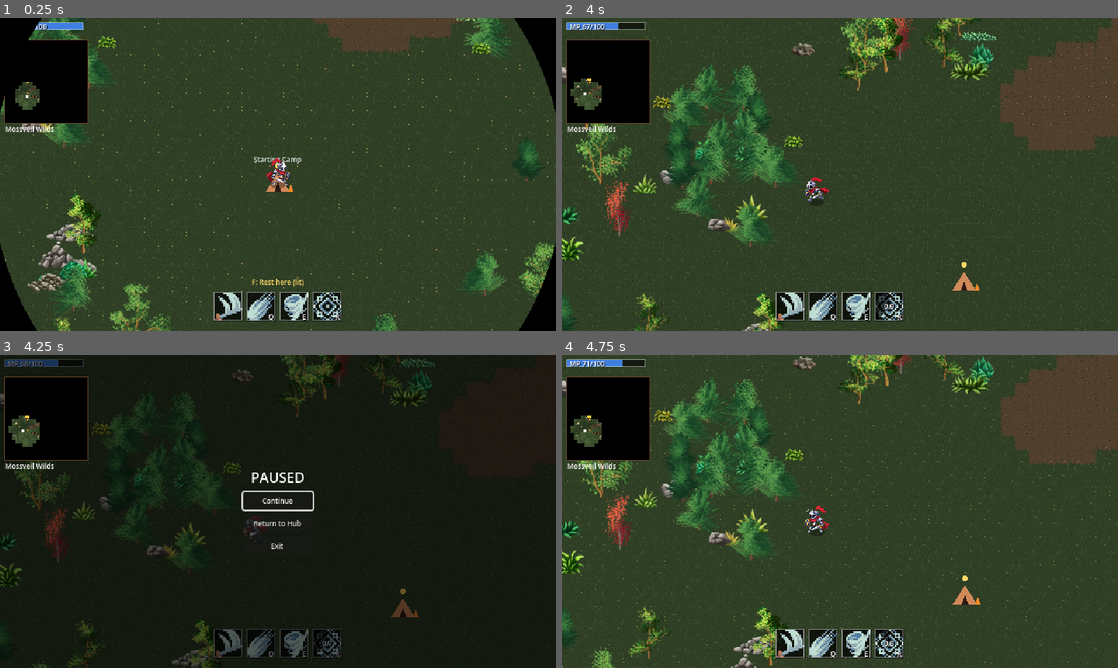
Above: before the commit, frames 1-4 (two rows, left to right).
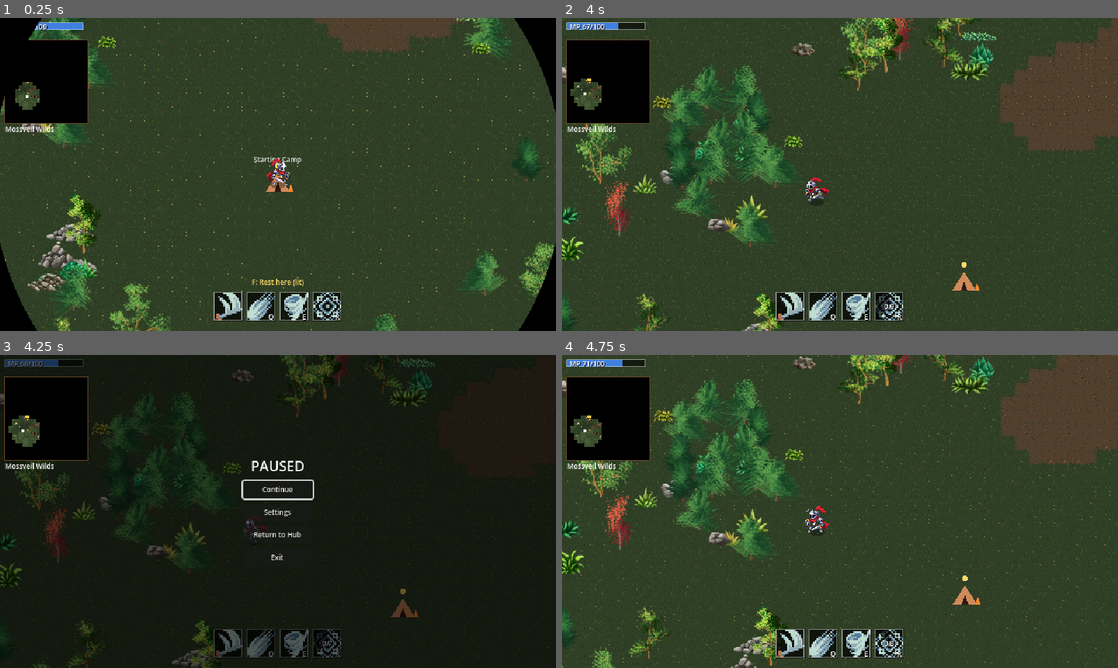
Above: after the commit, the same moments.

Repository: boki-io/game
Game: Godot game, scene res://scenes/overworld.tscn
Two runs of this game, one before a commit and one after it. Both use one fixed random seed, a clock stepped at 60 frames per second and the inputs below. This scene is started directly instead of the project's main scene.
Inputs (mouse positions are in pixels of both pictures, inside the frame that each line leads up to):
- Up to frame 1 (0.25 s): no input
- Up to frame 2 (4 s): tap Enter (hub_confirm) at 0.5 s; move the mouse to (812, 237) at 0.52 s; hold F (interact) 0.53-1.28 s; hold W (move_up) 0.53-2.03 s; click (812, 237) at 0.67 s; move the mouse to (1006, 221) at 1.27 s; tap E (ability_e) at 1.35 s; click (1006, 221) at 1.42 s; tap F (interact) at 1.55, 3.05, 3.8 s; move the mouse to (673, 127) at 2.02 s; hold F (interact) 2.03-2.78 s; hold A (hub_left) 2.03-3.53 s; tap Q (ability_q) at 2.1 s; click (673, 127) at 2.17 s; move the mouse to (867, 174) at 2.77 s; tap R (ability_r) at 2.85 s; click (867, 174) at 2.92 s; move the mouse to (756, 96) at 3.52 s; hold S (move_down) from 3.53 s (still down); hold Enter (hub_confirm) from 3.53 s (still down); click (756, 96) at 3.67 s
- Up to frame 3 (4.25 s): keep holding S (move_down); keep holding Enter (hub_confirm); tap Escape (pause) at 4.15 s
- Up to frame 4 (4.75 s): release S (move_down) at 4.25 s; release Enter (hub_confirm) at 4.25 s; click "Continue" at 4.25 s

Frames 1-2 are identical in both runs. In frame 3, 1.0% of the frame differs, in the area x 43-57%, y 33-66%; in frame 4, nothing differs.

Commit message:
Settings: Music and Effects sliders in the pause menu, on two audio buses, saved
Co-Authored-By: Claude Sonnet 5.5 <noreply@anthropic.com>

Diff:
--- a/scripts/systems/audio.gd
+++ b/scripts/systems/audio.gd
@@ -37,6 +37,14 @@
 const MUSIC_DB := -12.0  # music sits under the effects
 const MUSIC_SILENT_DB := -60.0
 const MUSIC_FADE := 0.8  # seconds, in and out
+## Two buses under Master, made in code (there is no bus layout file): the music and the effects (gameplay sounds, menus).
+const BUS_MUSIC := &"Music"
+const BUS_SFX := &"SFX"
+const SETTINGS_VERSION := 1
+
+## The volume sliders, 0 to 1 (1 is full, 0 is silent). Saved next to the camp save (`<save path>.settings`), see `load_settings`.
+var music_volume := 1.0
+var effects_volume := 1.0
 
 ## The last RECENT_MAX voices started, {name, pitch, ms}, newest last. Tests read this instead of polling the voices.
 var recent: Array[Dictionary] = []
@@ -56,19 +64,24 @@
 
 func _ready() -> void:
 	process_mode = Node.PROCESS_MODE_ALWAYS  # menus play clicks while the tree is paused
+	_make_bus(BUS_MUSIC)
+	_make_bus(BUS_SFX)
 	for sound: StringName in SOUNDS:
 		var path := "res://assets/audio/%s.wav" % sound
 		if ResourceLoader.exists(path):
 			_streams[sound] = load(path)
 	for i in POOL_SIZE:
 		var p := AudioStreamPlayer.new()
+		p.bus = BUS_SFX
 		add_child(p)
 		_players.append(p)
 	_rng.randomize()
 	_music = AudioStreamPlayer.new()
+	_music.bus = BUS_MUSIC
 	_music.volume_db = MUSIC_SILENT_DB
 	add_child(_music)
 	_music.finished.connect(_next_track)
+	load_settings()
 
 
 func play(sound: StringName, volume_db: float = 0.0) -> void:
@@ -198,3 +211,71 @@
 	_music_tween.tween_property(_music, "volume_db", db, seconds)
 	if then.is_valid():
 		_music_tween.tween_callback(then)
+
+
+static func _make_bus(bus_name: StringName) -> void:
+	if AudioServer.get_bus_index(bus_name) != -1:
+		return
+	AudioServer.add_bus()
+	var i := AudioServer.bus_count - 1
+	AudioServer.set_bus_name(i, bus_name)
+	AudioServer.set_bus_send(i, &"Master")
+
+
+## Sets the music level (0 to 1) and saves the settings.
+func set_music_volume(v: float, save := true) -> void:
+	music_volume = clampf(v, 0.0, 1.0)
+	_apply_volume(BUS_MUSIC, music_volume)
+	if save:
+		save_settings()
+
+
+## Sets the effects level (0 to 1) and saves the settings.
+func set_effects_volume(v: float, save := true) -> void:
+	effects_volume = clampf(v, 0.0, 1.0)
+	_apply_volume(BUS_SFX, effects_volume)
+	if save:
+		save_settings()
+
+
+static func _apply_volume(bus_name: StringName, v: float) -> void:
+	var i := AudioServer.get_bus_index(bus_name)
+	if i == -1:
+		return
+	AudioServer.set_bus_mute(i, v <= 0.0)
+	AudioServer.set_bus_volume_db(i, linear_to_db(maxf(v, 0.0001)))
+
+
+## Where the settings live: the camp save's path plus ".settings" ("" when saving is off, as under tests that do not set a path).
+static func settings_path() -> String:
+	var base := SaveGame.path()
+	return "" if base == "" else base + ".settings"
+
+
+## Reads the saved levels (a missing or unreadable file keeps full volume) and applies them.
+func load_settings() -> void:
+	music_volume = 1.0
+	effects_volume = 1.0
+	var file_path := settings_path()
+	if file_path != "" and FileAccess.file_exists(file_path):
+		var json := JSON.new()
+		var data = json.data if json.parse(FileAccess.get_file_as_string(file_path)) == OK else null
+		if data is Dictionary:
+			music_volume = clampf(float(data.get("music", 1.0)), 0.0, 1.0)
+			effects_volume = clampf(float(data.get("effects", 1.0)), 0.0, 1.0)
+	set_music_volume(music_volume, false)
+	set_effects_volume(effects_volume, false)
+
+
+## Writes the levels through a temp file renamed over the settings file; false when saving is off or fails.
+func save_settings() -> bool:
+	var file_path := settings_path()
+	if file_path == "":
+		return false
+	var tmp := file_path + ".tmp"
+	var file := FileAccess.open(tmp, FileAccess.WRITE)
+	if file == null:
+		return false
+	file.store_string(JSON.stringify({version = SETTINGS_VERSION, music = music_volume, effects = effects_volume}, "\t"))
+	file.close()
+	return DirAccess.rename_absolute(tmp, file_path) == OK
--- a/scripts/ui/pause_menu.gd
+++ b/scripts/ui/pause_menu.gd
@@ -1,5 +1,5 @@
 extends Control
-## Esc / Start pauses. In a run: Continue, Return to Hub (asks "Abandon this run?"), Exit. In the hub: Continue, Exit. In the
+## Esc / Start pauses. In a run: Continue, Settings (sound levels), Return to Hub (asks "Abandon this run?"), Exit. In the hub: Continue, Exit. In the
 ## overworld (`overworld_mode`): Continue, Return to Hub and Exit, which only ask the overworld to save and leave (signals).
 ## Ignored while the level-up or end screen is up (absent in the hub) and during a scene fade.
 
@@ -16,6 +16,8 @@
 var _continue: Button
 var _return: Button
 var _prompt: AbandonPrompt
+var _settings: SettingsPanel
+var _settings_button: Button
 
 
 func _ready() -> void:
@@ -27,6 +29,9 @@
 	_continue = UiKit.button("Continue")
 	_continue.pressed.connect(_resume)
 	box.add_child(_continue)
+	_settings_button = UiKit.button("Settings")
+	_settings_button.pressed.connect(func() -> void: _settings.open())
+	box.add_child(_settings_button)
 	if overworld_mode:
 		_return = UiKit.button("Return to Hub")
 		_return.pressed.connect(func() -> void: return_to_hub_requested.emit())
@@ -39,6 +44,10 @@
 	exit.pressed.connect(func() -> void: exit_requested.emit() if overworld_mode else get_tree().quit())
 	box.add_child(exit)
 	add_child(UiKit.centered(box))
+	_settings = SettingsPanel.new()
+	_settings.name = "SettingsPanel"
+	_settings.dismissed.connect(func() -> void: _settings_button.grab_focus.call_deferred())
+	add_child(_settings)
 	if not hub_mode and not overworld_mode:
 		_prompt = AbandonPrompt.new()
 		_prompt.name = "AbandonPrompt"
--- /dev/null
+++ b/scripts/ui/settings_panel.gd
@@ -0,0 +1,97 @@
+class_name SettingsPanel
+extends Control
+## The sound settings (opened from the pause menu): a Music and an Effects slider (0 to 100 %), saved at once through the Audio
+## autoload. Esc or Back closes it. It works while the tree is paused.
+
+signal dismissed
+
+const STEP := 0.05
+
+var _music: HSlider
+var _effects: HSlider
+var _back: Button
+var _music_label: Label
+var _effects_label: Label
+
+
+func _ready() -> void:
+	process_mode = Node.PROCESS_MODE_ALWAYS
+	visible = false
+	set_anchors_and_offsets_preset(Control.PRESET_FULL_RECT)
+	add_child(UiKit.dim(0.8))
+	var box := VBoxContainer.new()
+	box.add_theme_constant_override("separation", 8)
+	box.add_child(UiKit.label("SETTINGS", 16))
+	_music = _slider()
+	_music_label = UiKit.label("", 10)
+	box.add_child(_row("Music", _music, _music_label))
+	_effects = _slider()
+	_effects_label = UiKit.label("", 10)
+	box.add_child(_row("Effects", _effects, _effects_label))
+	_back = UiKit.button("Back")
+	_back.pressed.connect(close)
+	box.add_child(_back)
+	add_child(UiKit.centered(box))
+	_music.value_changed.connect(_on_music)
+	_effects.value_changed.connect(_on_effects)
+
+
+func _slider() -> HSlider:
+	var s := HSlider.new()
+	s.min_value = 0.0
+	s.max_value = 1.0
+	s.step = STEP
+	s.custom_minimum_size = Vector2(110, 12)
+	s.focus_mode = Control.FOCUS_ALL
+	return s
+
+
+func _row(title: String, slider: HSlider, value_label: Label) -> HBoxContainer:
+	var row := HBoxContainer.new()
+	row.add_theme_constant_override("separation", 6)
+	var name_label := UiKit.label(title, 10)
+	name_label.custom_minimum_size = Vector2(44, 0)
+	row.add_child(name_label)
+	row.add_child(slider)
+	value_label.custom_minimum_size = Vector2(30, 0)
+	row.add_child(value_label)
+	return row
+
+
+func open() -> void:
+	var audio := get_node("/root/Audio")
+	_music.set_value_no_signal(audio.music_volume)
+	_effects.set_value_no_signal(audio.effects_volume)
+	_show_values()
+	visible = true
+	_music.grab_focus.call_deferred()
+
+
+func close() -> void:
+	if not visible:
+		return
+	visible = false
+	dismissed.emit()
+
+
+func _show_values() -> void:
+	_music_label.text = "%d%%" % roundi(_music.value * 100.0)
+	_effects_label.text = "%d%%" % roundi(_effects.value * 100.0)
+
+
+func _on_music(v: float) -> void:
+	get_node("/root/Audio").set_music_volume(v)
+	_show_values()
+
+
+func _on_effects(v: float) -> void:
+	var audio := get_node("/root/Audio")
+	audio.set_effects_volume(v)
+	audio.play(&"menu_click")  # a sample at the new level
+	_show_values()
+
+
+func _unhandled_input(event: InputEvent) -> void:
+	if visible and not SceneFader.busy and event.is_action_pressed(&"pause"):
+		close()
+		get_viewport().set_input_as_handled()
--- /dev/null
+++ b/tests/sound_settings.gd
@@ -0,0 +1,108 @@
+extends SceneTree
+## The sound settings: a Music and an SFX bus under Master with the music player and every effect voice on them, the two levels
+## (0 to 1) set the buses (0 mutes) and are saved next to the camp save and read back (a missing or broken file means full volume),
+## and the pause menu's Settings button opens a panel whose sliders change and save the levels; Esc closes the panel and not the menu.
+## Run: godot --headless --path . --script tests/sound_settings.gd
+
+const SG := preload("res://scripts/systems/save_game.gd")
+
+var _failed := false
+var _base := ""
+
+
+func _check(ok: bool, what: String) -> void:
+	if not ok:
+		_failed = true
+		print("FAIL: ", what)
+
+
+func _clean() -> void:
+	for suffix in ["", ".tmp"]:
+		DirAccess.remove_absolute(_base + ".settings" + suffix)
+
+
+func _press(action: StringName) -> void:
+	var e := InputEventAction.new()
+	e.action = action
+	e.pressed = true
+	Input.parse_input_event(e)
+	await physics_frame
+	e = InputEventAction.new()
+	e.action = action
+	e.pressed = false
+	Input.parse_input_event(e)
+	await physics_frame
+	await process_frame
+
+
+func _init() -> void:
+	await process_frame
+	var audio := root.get_node("Audio")
+	var tmp_dir := OS.get_environment("TMPDIR") if OS.get_environment("TMPDIR") != "" else "/tmp"
+	_base = tmp_dir.path_join("hero_horde_sound_test_%d.json" % OS.get_process_id())
+	SG.override_path = _base
+	_clean()
+
+	var m := AudioServer.get_bus_index("Music")
+	var s := AudioServer.get_bus_index("SFX")
+	_check(m != -1 and s != -1, "a Music and an SFX bus exist")
+	_check(AudioServer.get_bus_send(m) == &"Master" and AudioServer.get_bus_send(s) == &"Master", "both send to Master")
+	_check(audio._music.bus == &"Music", "the music player is on the Music bus")
+	var all_sfx := true
+	for p in audio._players:
+		all_sfx = all_sfx and p.bus == &"SFX"
+	_check(all_sfx, "every effect voice is on the SFX bus")
+
+	audio.load_settings()
+	_check(audio.music_volume == 1.0 and audio.effects_volume == 1.0, "no file means full volume")
+	audio.set_music_volume(0.5)
+	audio.set_effects_volume(0.0)
+	_check(is_equal_approx(AudioServer.get_bus_volume_db(m), linear_to_db(0.5)) and not AudioServer.is_bus_mute(m), "half music is about -6 dB")
+	_check(AudioServer.is_bus_mute(s), "zero effects mutes the SFX bus")
+	_check(FileAccess.file_exists(_base + ".settings"), "the levels are saved")
+	audio.set_music_volume(1.0, false)
+	audio.set_effects_volume(1.0, false)
+	audio.load_settings()
+	_check(is_equal_approx(audio.music_volume, 0.5) and audio.effects_volume == 0.0, "the saved levels are read back")
+	audio.set_music_volume(7.0, false)
+	_check(audio.music_volume == 1.0, "a level is clamped to 0..1")
+
+	var f := FileAccess.open(_base + ".settings", FileAccess.WRITE)
+	f.store_string("not json {")
+	f.close()
+	audio.load_settings()
+	_check(audio.music_volume == 1.0 and audio.effects_volume == 1.0, "a broken file means full volume")
+
+	# the pause menu and the panel
+	var menu = load("res://scripts/ui/pause_menu.gd").new()
+	menu.hub_mode = true
+	root.add_child(menu)
+	await process_frame
+	var panel: Control = menu.get_node("SettingsPanel")
+	_check(menu._settings_button != null and not panel.visible, "the pause menu has a Settings button and the panel starts closed")
+	audio.set_music_volume(0.3, false)
+	audio.set_effects_volume(0.8, false)
+	menu.visible = true
+	menu._settings_button.pressed.emit()
+	await process_frame
+	_check(panel.visible, "Settings opens the panel")
+	_check(is_equal_approx(panel._music.value, 0.3) and is_equal_approx(panel._effects.value, 0.8), "the sliders show the current levels")
+	panel._music.value = 0.65
+	panel._effects.value = 0.25
+	_check(is_equal_approx(audio.music_volume, 0.65) and is_equal_approx(audio.effects_volume, 0.25), "moving a slider sets the level")
+	_check(FileAccess.file_exists(_base + ".settings"), "and saves it")
+	while root.get_node("SceneFader").busy:  # the pause keys are ignored during a scene fade
+		await process_frame
+	await _press(&"pause")
+	_check(not panel.visible and menu.visible, "Esc closes the panel and leaves the pause menu open")
+	panel.open()
+	panel._back.pressed.emit()
+	_check(not panel.visible, "Back closes the panel")
+
+	audio.set_music_volume(1.0, false)
+	audio.set_effects_volume(1.0, false)
+	_clean()
+	SG.override_path = null
+	menu.queue_free()
+	print("FAIL" if _failed else "PASS")
+	quit(1 if _failed else 0)
Not shown, added: scripts/ui/settings_panel.gd.uid
